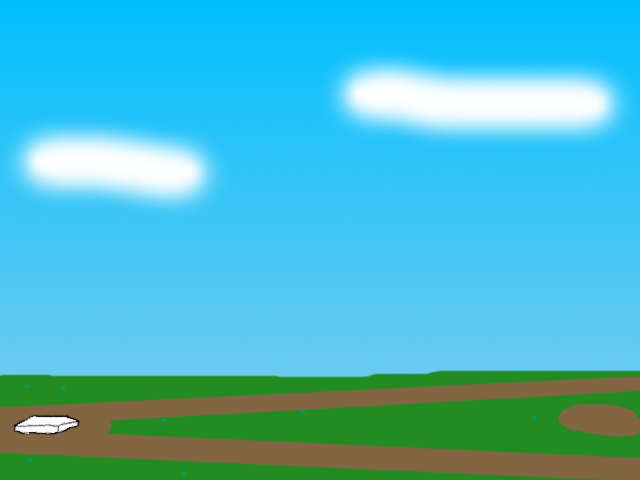
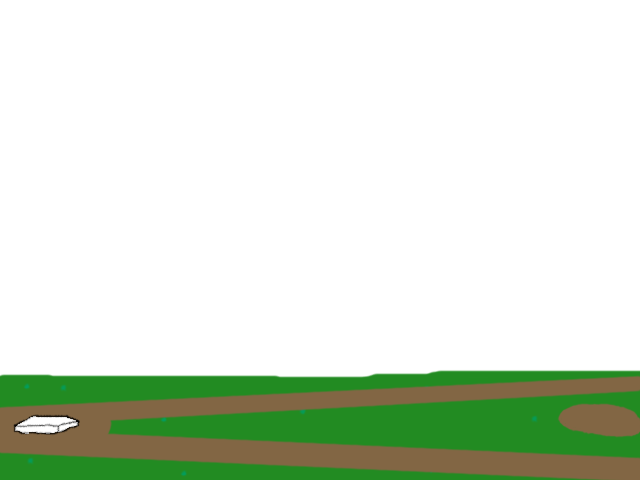
Revision of a layered 640×480 image; what changed, layer by layer:
removed layer "sky" over box(0, 0, 640, 378)
